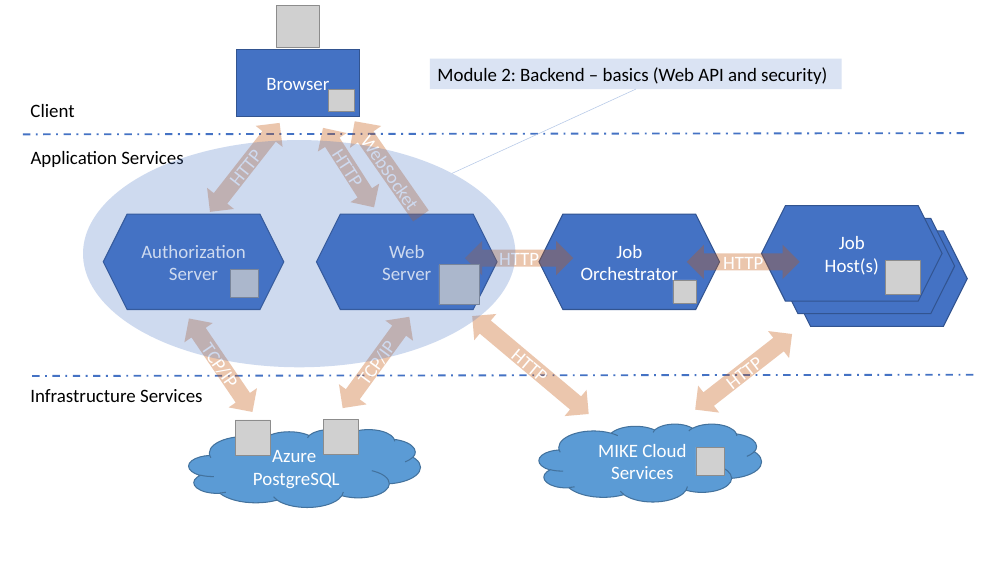
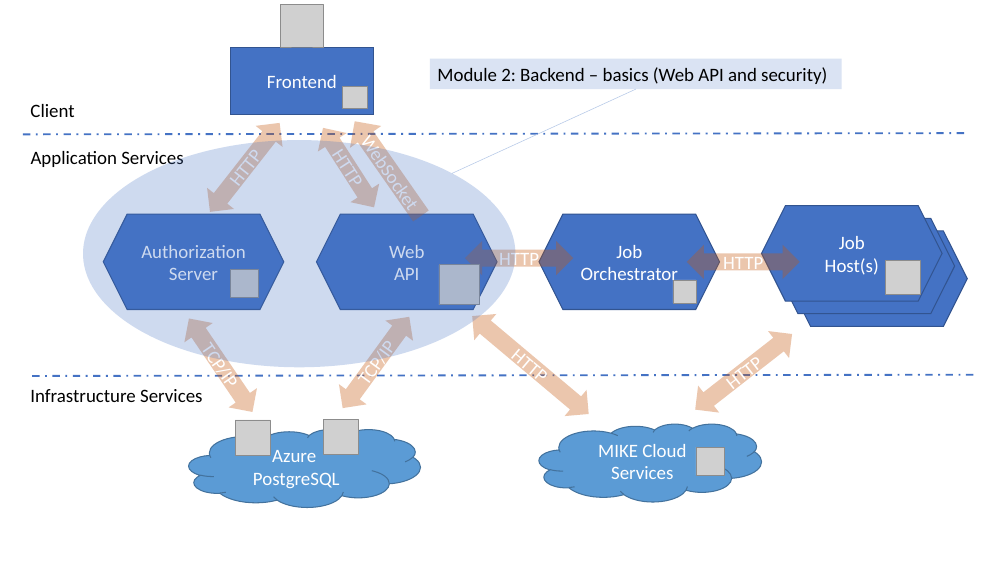
Before and after one commit to DHI/DomainServicesCourse, a slide deck: slide 41 of Presentations/DS-course-2-backend-basics.pptx (slide 2 before the commit). Drawn at 1008x567 pixels with LibreOffice and Linux fonts; fonts in the diff are those of the drawing; grey boxes stand for pictures. Boxes give left, top, right and bottom in pixels: in the first picture for what was removed or moved away, otherwise in the second. Text is boxed around its words. In the diff, an @@ line names an element or a change of style, - is before the commit and + after.

```diff
--- a/Presentations/DS-course-2-backend-basics.pptx
+++ b/Presentations/DS-course-2-backend-basics.pptx
@@ picture moved from (x1=277, y1=5, x2=319, y2=48) to (x1=281, y1=5, x2=323, y2=47) @@
@@ rectangle "Frontend" resized from (x1=236, y1=49, x2=359, y2=116) to (x1=231, y1=48, x2=374, y2=114) @@
@@ text in rectangle at (x1=267, y1=75, x2=337, y2=88): text changed @@
-Browser
+Frontend
@@ picture moved from (x1=329, y1=89, x2=354, y2=111) to (x1=343, y1=86, x2=368, y2=108) @@
@@ text in hexagon at (x1=394, y1=268, x2=419, y2=280): text changed @@
-Server
+API
```
Also in this commit, not shown: 25 other slides changed, 13 slides added, 4 slides removed, 1 other file.
